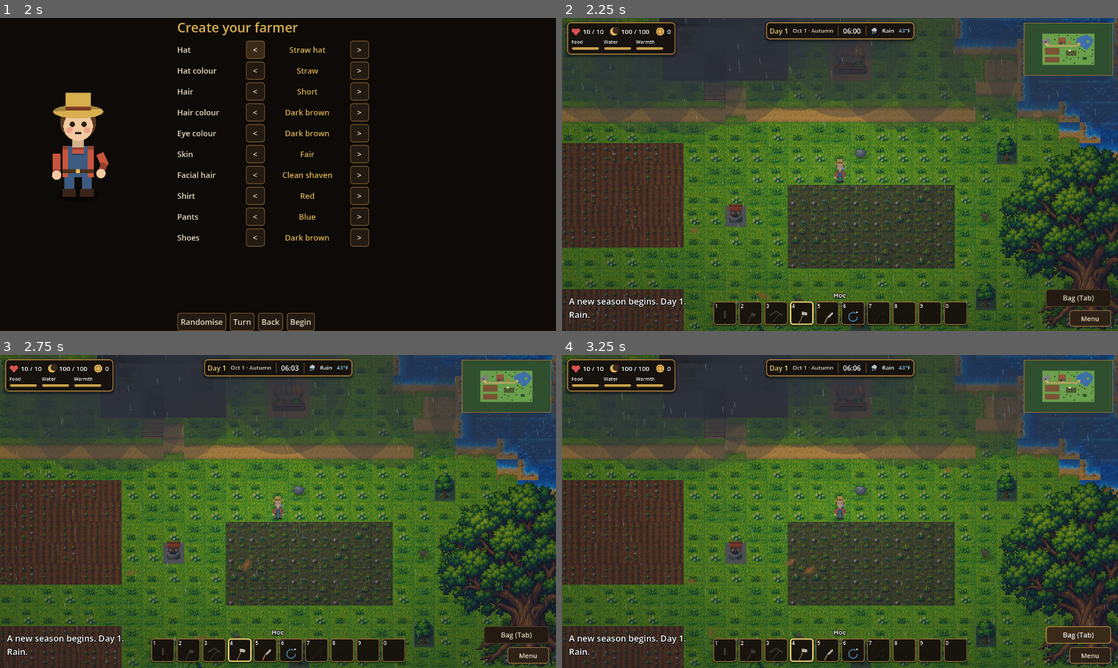
Above: before the commit, frames 1-4 (two rows, left to right).
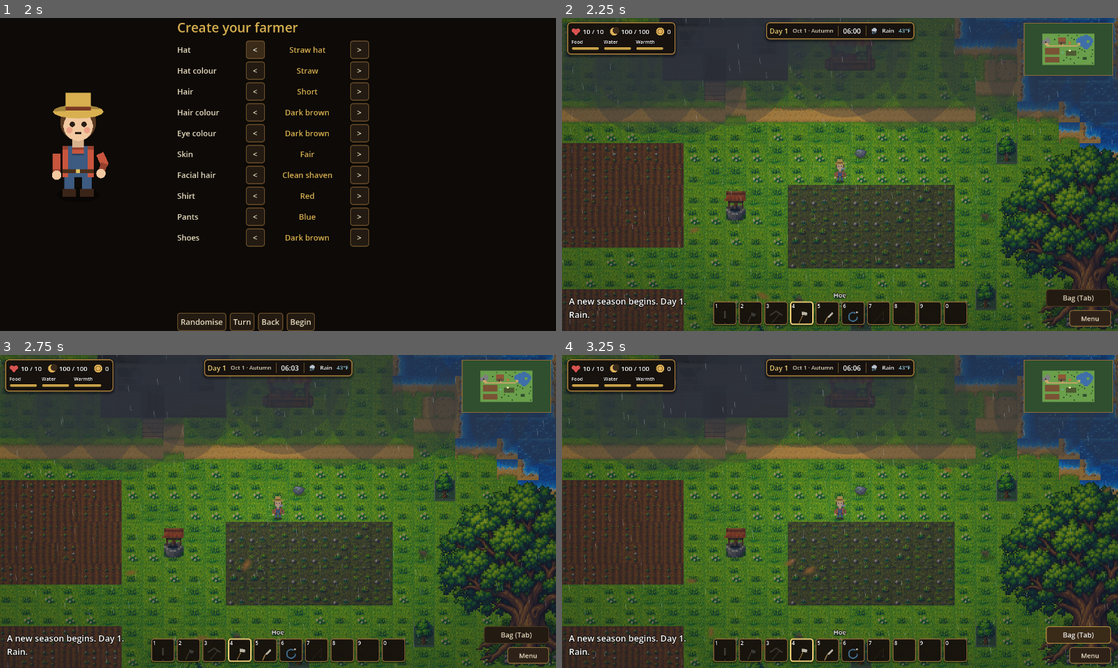
Above: after the commit, the same moments.

Repository: joshj1108/CrowCreekHollow
Game: Godot game, scene res://scenes/main.tscn
The game is run twice, just before and just after one commit, with the same random seed, the same clock (stepped at 60 frames per second) and the same inputs.
Inputs:
- Up to frame 1 (2 s): click "New Game" at 0.5 s; click "Slot 1: empty" at 1.25 s
- Up to frame 2 (2.25 s): click "Begin" at 2 s
- Up to frame 3 (2.75 s): no input
- Up to frame 4 (3.25 s): click "Bag (Tab)" at 2.75 s

Frame 1 is identical in both runs. In frame 2, 0.4% of the frame differs, in the area x 29-57%, y 10-67%; in frame 3, 0.4%; in frame 4, 0.4%.

Commit message:
Draw grass under the stall and well and enlarge their art
The stall and well tiles were falling back to flat brown and grey
blocks, which showed as squares around the sprites. They now draw grass
under the props. The stall art is drawn 3 tiles square on its 2 by 2
footprint, and the well art 1.5 by 1.9 tiles on its tile.

Co-Authored-By: Claude Haiku 5.5 <noreply@anthropic.com>
Claude-Session: https://claude.ai/code/session_016EvHBYyFANDWxunM27u84C

Diff:
--- a/scripts/main.gd
+++ b/scripts/main.gd
@@ -2162,6 +2162,9 @@
 			if not _in_big_tree(t):
 				return false
 			name = "grass_%d" % v
+		Tile.STALL, Tile.WELL:
+			# The stall and well are drawn as props over grass, not as flat colour blocks.
+			name = "grass_%d" % v
 		_:
 			return false
 	draw_texture_rect(FarmSprites.tex(name, flip), cell, false)
@@ -2249,11 +2252,15 @@
 
 # Trees, the stall, the well and stumps, drawn after the ground so their bases sit on their tiles.
 func _draw_farm_props() -> void:
+	# The stall covers 2 by 2 tiles and its art is drawn larger, centred on the footprint and standing on its bottom edge.
 	var stall_at := _world_tile(STALL_IX, STALL_IY)
-	draw_texture_rect(FarmSprites.tex("prop_stall"), Rect2(_tile_rect(stall_at).position, Vector2(PX * 2, PX * 2)), false)
+	var stall_cell := Rect2(_tile_rect(stall_at).position, Vector2(PX * 2, PX * 2))
+	var stall_size := PX * 3.0
+	draw_texture_rect(FarmSprites.tex("prop_stall"), Rect2(stall_cell.get_center().x - stall_size * 0.5, stall_cell.end.y - stall_size, stall_size, stall_size), false)
+	# The well covers one tile; its art stands 1.5 tiles wide and 1.9 tiles tall on that tile's bottom edge.
 	var well_at := _world_tile(WELL_IX.x, WELL_IX.y)
 	var well_cell := _tile_rect(well_at)
-	draw_texture_rect(FarmSprites.tex("prop_well"), Rect2(well_cell.position.x, well_cell.end.y - PX * 1.2, PX, PX * 1.2), false)
+	draw_texture_rect(FarmSprites.tex("prop_well"), Rect2(well_cell.get_center().x - PX * 0.75, well_cell.end.y - PX * 1.9, PX * 1.5, PX * 1.9), false)
 	for y in range(0, MAP_H):
 		for x in range(0, MAP_W):
 			var t := Vector2i(x, y)
